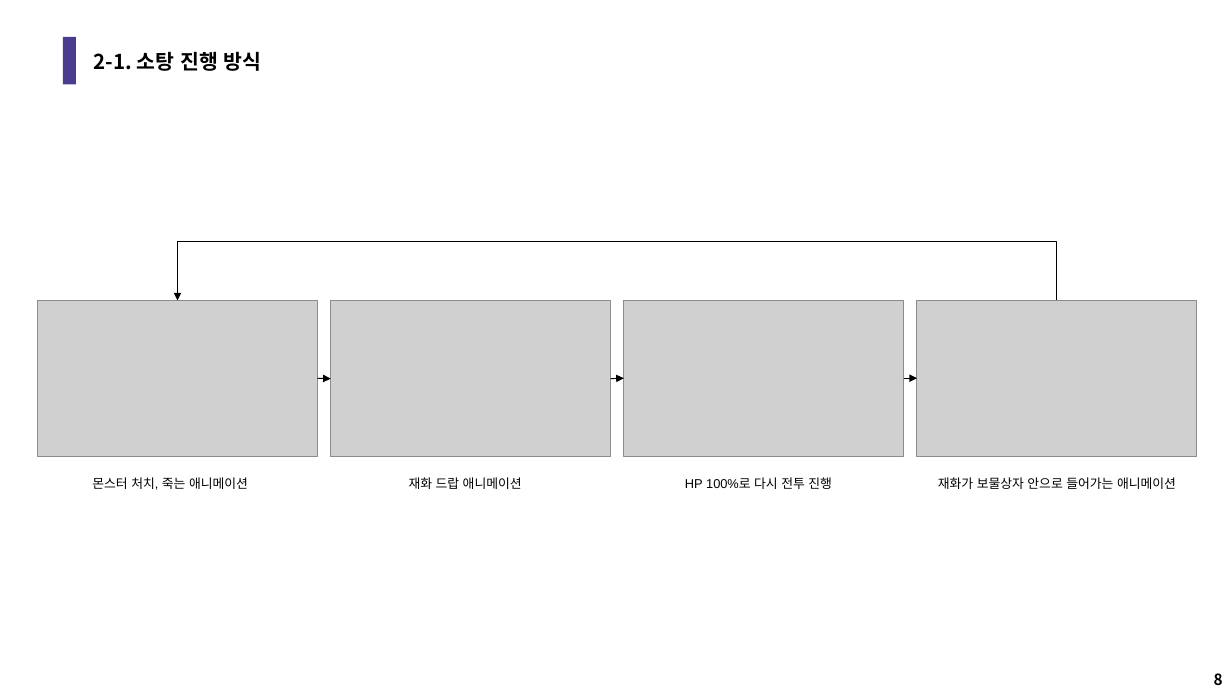
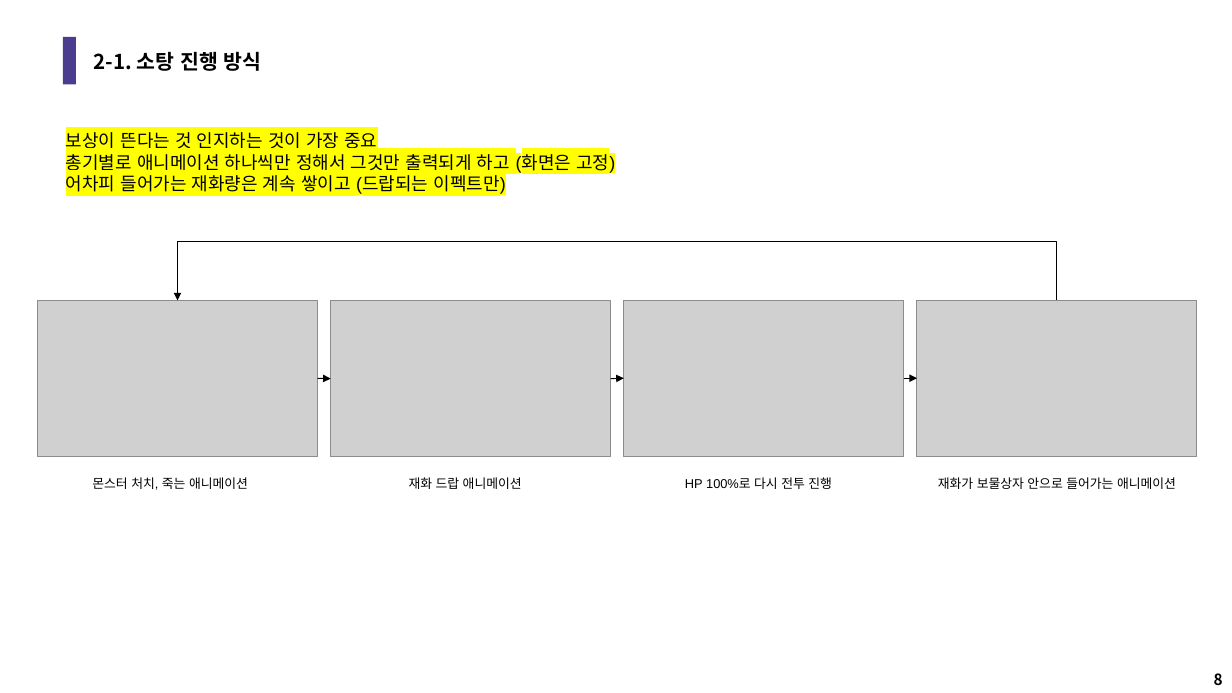
Before and after one commit to LuBly/Team_Pearl, a slide deck: slide 8 of GameDesign/팀펄_소탕시스템기획.pptx. Drawn at 1232x693 pixels with LibreOffice and Linux fonts; fonts in the diff are those of the drawing; grey boxes stand for pictures. Boxes give left, top, right and bottom in pixels: in the first picture for what was removed or moved away, otherwise in the second. Text is boxed around its words. In the diff, an @@ line names an element or a change of style, - is before the commit and + after.

Commit message:
0716_총기스킬기획초안반영

```diff
--- a/GameDesign/팀펄_소탕시스템기획.pptx
+++ b/GameDesign/팀펄_소탕시스템기획.pptx
@@ text added at [66, 132, 615, 196], 14 pt, text #000000 @@
+보상이 뜬다는 것 인지하는 것이 가장 중요
+총기별로 애니메이션 하나씩만 정해서 그것만 출력되게 하고 (화면은 고정)
+어차피 들어가는 재화량은 계속 쌓이고 (드랍되는 이펙트만)
```
Also in this commit, not shown: 1 other slide changed, 1 slide added, 3 other files.
